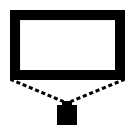
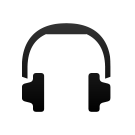
Comparing the layer stacks of the two (135, 135) images. Changes:
hid "Objet dynamique vectoriel" (1st of 3) over [10, 10, 125, 125]
added layer "Objet dynamique vectoriel" (3rd of 3) above "Fond 1" over [21, 23, 111, 112]
